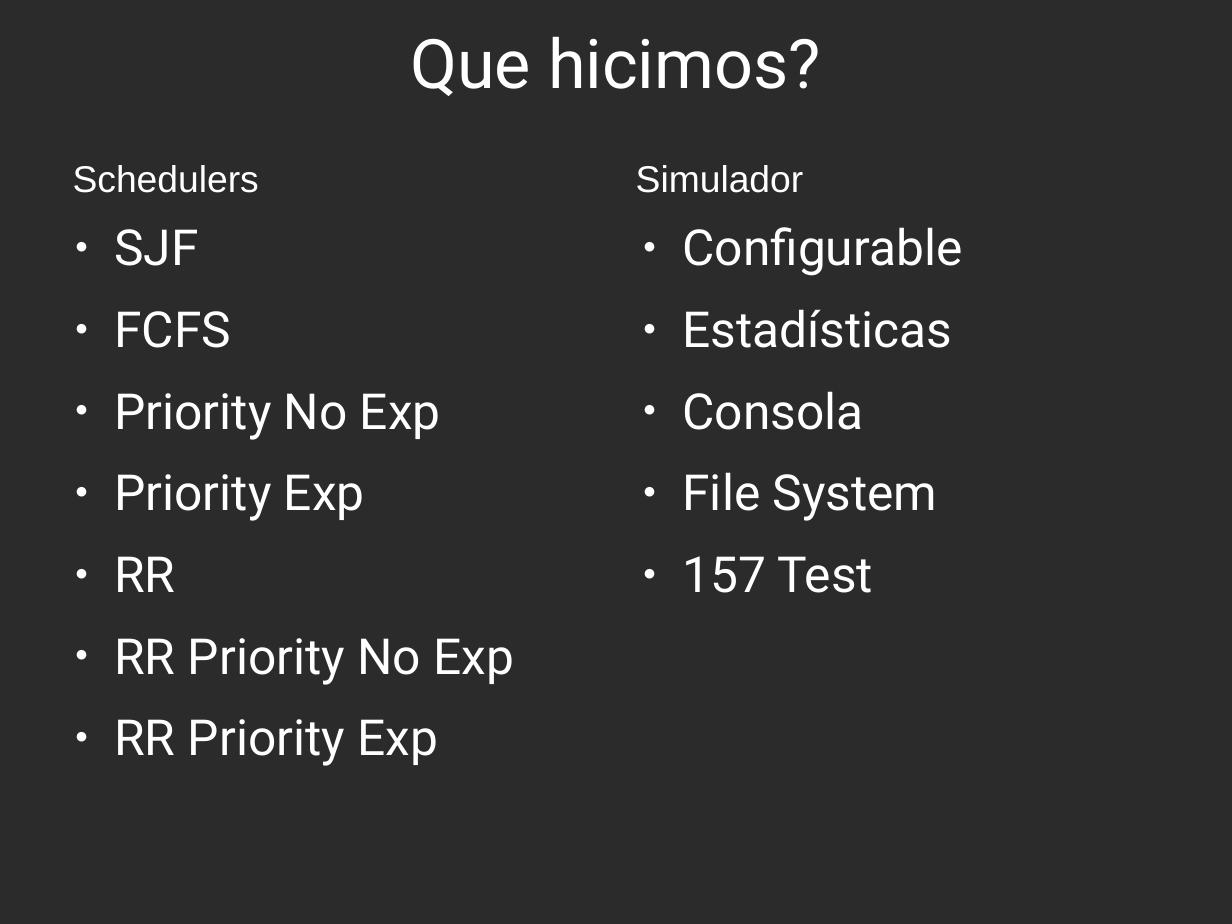
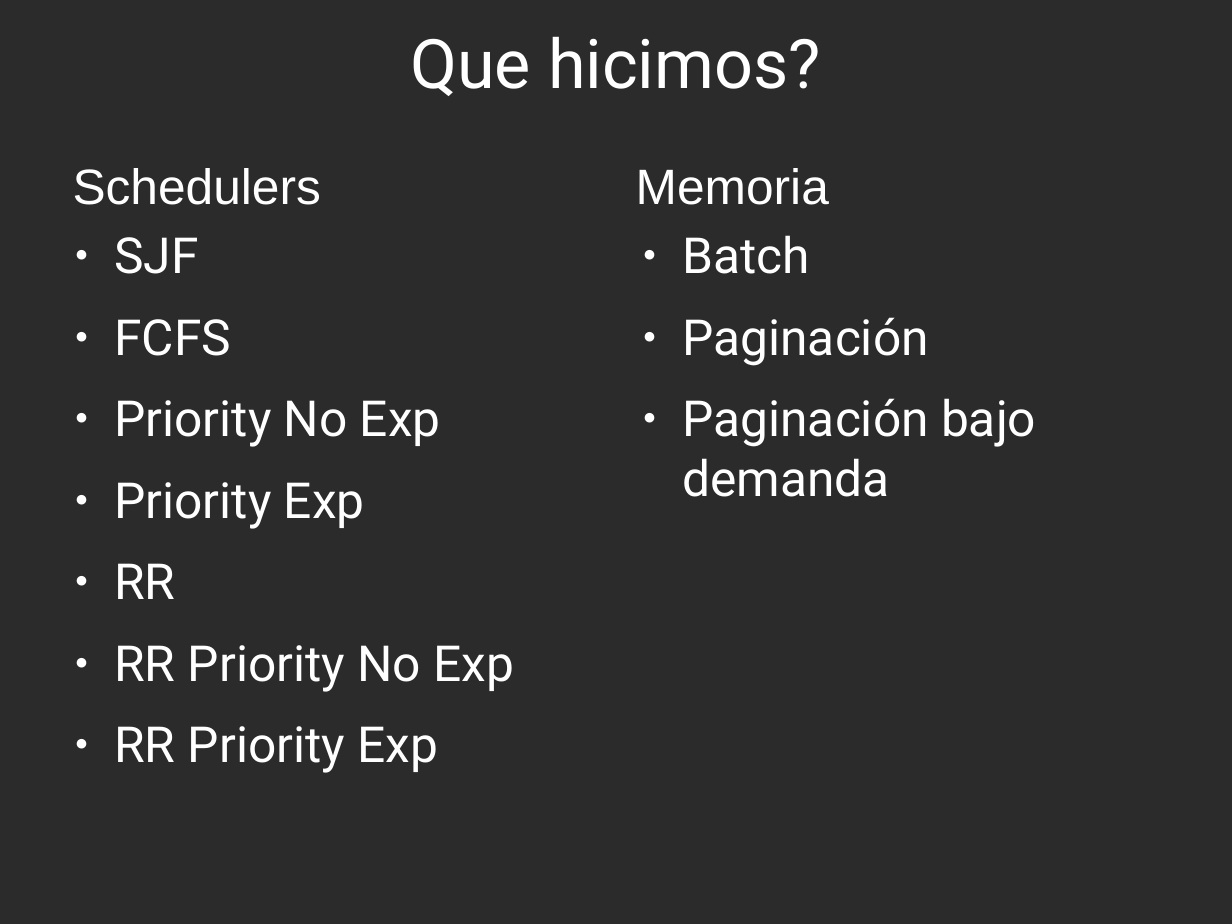
Before and after one commit to AugustoConti/unq-SO, a slide deck: slide 2 of Expo.odp. Drawn at 1232x924 pixels with LibreOffice and Linux fonts; fonts in the diff are those of the drawing; background and template pictures are left out; a plain dark background stands for a picture behind light text. Boxes give left, top, right and bottom in pixels: in the first picture for what was removed or moved away, otherwise in the second. Text is boxed around its words. In the diff, an @@ line names an element or a change of style, - is before the commit and + after.

```diff
--- a/Expo.odp
+++ b/Expo.odp
@@ text "Schedulers" at box(73, 168, 321, 205): size 24 to 32 pt @@
@@ text at box(636, 168, 829, 205): text changed; size 24 to 32 pt @@
-Simulador
+Memoria
@@ text "SJF": place and size @@
-text "SJF" at box(114, 229, 514, 766)
+text "SJF" at box(114, 237, 514, 773)
@@ text at box(683, 235, 1036, 497): text changed @@
-● Configurable
-● Estadísticas
-● Consola
-● File System
-● 157 Test
+● Batch
+● Paginación
+● Paginación bajo demanda
```
Also in this commit, not shown: 1 slide added, 1 other file.
